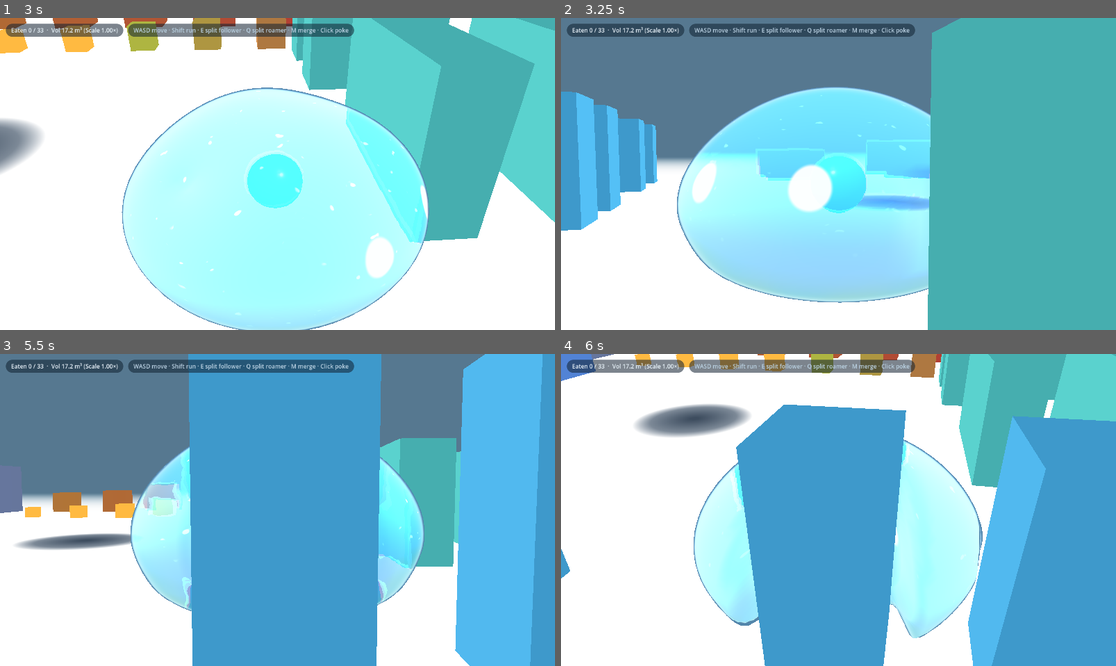
Above: before the commit, frames 1-4 (two rows, left to right).
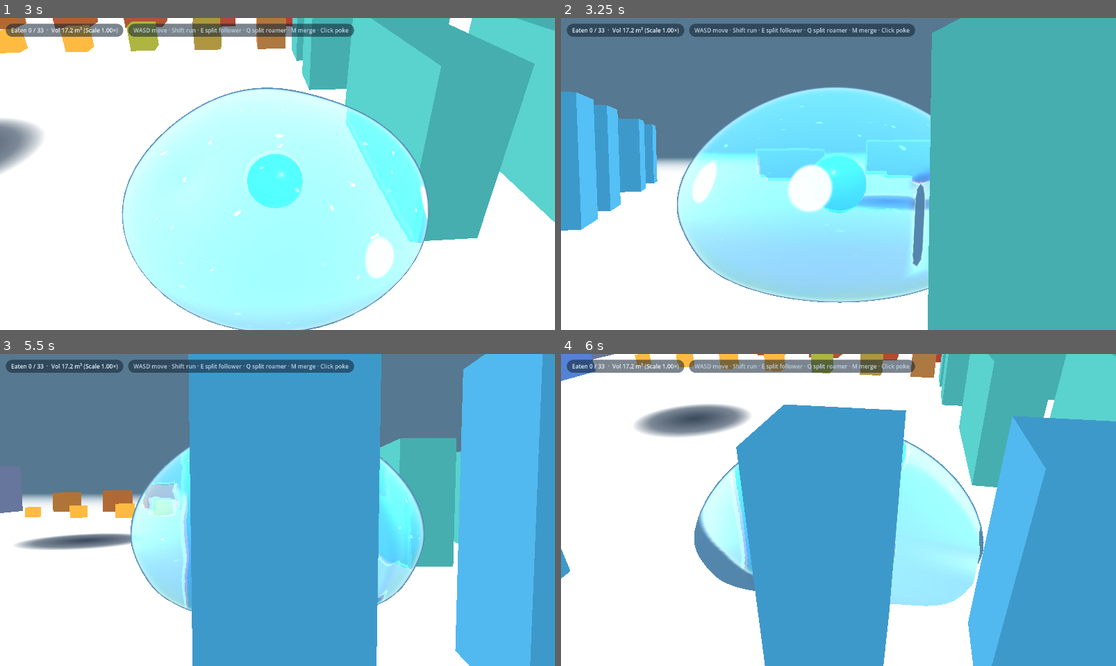
Above: after the commit, the same moments.

Repository: EN-rain/how-to-live-as-a-slime
Game: Godot game, scene res://scenes/main.tscn
Same seed, same stepped clock (60 frames per second), same inputs: the game is played once before the commit and once after it.
Inputs (mouse positions are in pixels of both pictures, inside the frame that each line leads up to):
- Up to frame 1 (3 s): tap Enter (ui_accept) at 0.5, 0.77, 1.07 s; move the mouse to (399, 158) at 0.52 s; hold D (move_right) 0.53-1.25 s; hold M (merge_clones) 0.53-1.25 s; click (399, 158) at 0.67 s; drag from (166, 189) to (249, 236) at 1.27 s; move the mouse to (333, 105) at 2.02 s; hold D (move_right) 2.03-2.75 s; hold Shift (run) 2.03-2.75 s; drag from (249, 236) to (111, 127) at 2.77 s
- Up to frame 2 (3.25 s): no input
- Up to frame 3 (5.5 s): move the mouse to (444, 556) at 3.52 s; hold A (move_left) 3.53-4.25 s; hold Q (split_roam) 3.53-4.25 s; tap Enter (ui_accept) at 3.77, 4.07 s; drag from (111, 463) to (194, 432) at 4.27 s; move the mouse to (305, 510) at 5.02 s; hold S (move_back) from 5.03 s (still down); hold Mouse wheel down (zoom_out) from 5.03 s (still down); click (305, 510) at 5.17 s
- Up to frame 4 (6 s): release S (move_back) at 5.75 s; release Mouse wheel down (zoom_out) at 5.75 s; drag from (755, 432) to (727, 525) at 5.77 s

Frame 1 is identical in both runs. In frame 2, 0.6% of the frame differs, in the area x 58-67%, y 48-82%; in frame 3, 0.6%; in frame 4, 6.0%, in the area x 23-77%, y 34-92%.

Commit message:
Fix slime body intersection with cubes using exact ray-box slab clamping and 8-slot uniform updates

Diff:
--- a/scripts/props.gd
+++ b/scripts/props.gd
@@ -151,10 +151,10 @@
 	_eat_pos_buf.resize(6)
 	_eat_param_buf.resize(6)
 	_box_half_buf.resize(6)
-	_solid_pos_buf.resize(4)
-	_solid_param_buf.resize(4)
-	_solid_half_buf.resize(4)
-	_solid_dir_buf.resize(4)
+	_solid_pos_buf.resize(8)
+	_solid_param_buf.resize(8)
+	_solid_half_buf.resize(8)
+	_solid_dir_buf.resize(8)
 	_blob_pos_buf.resize(8)
 	_blob_scale_buf.resize(8)
 	rebuild_grid()
@@ -1360,9 +1360,10 @@
 		_box_half_buf[slot] = _box_half(p, S)
 		slot += 1
 
-	s.set_shader_param("uEatPos", _eat_pos_buf)
-	s.set_shader_param("uEatParam", _eat_param_buf)
-	s.set_shader_param("uBoxHalf", _box_half_buf)
+	if s._mat != null:
+		s._mat.set_shader_parameter("uEatPos", _eat_pos_buf)
+		s._mat.set_shader_parameter("uEatParam", _eat_param_buf)
+		s._mat.set_shader_parameter("uBoxHalf", _box_half_buf)
 
 
 func _update_solid_uniforms(s: Slime) -> void:
@@ -1370,7 +1371,7 @@
 	var sp := s.global_position
 	var foot_y := s.model.foot.y
 	var top_y := foot_y + s.model.full_height
-	for i in 4:
+	for i in 8:
 		_solid_pos_buf[i] = Vector3.ZERO
 		_solid_param_buf[i] = Vector3.ZERO
 		_solid_half_buf[i] = Vector3(0.01, 0.01, 0.01)
@@ -1378,40 +1379,40 @@
 
 	var vis_r := s.model.rest_max_radius * S * s.model.spread
 	var candidates: Array = []
-	for p in query_nearby_props(Vector2(sp.x, sp.z), vis_r + 4.5):
+	for p in query_nearby_props(Vector2(sp.x, sp.z), vis_r + 5.0):
 		if p.state != STATE_IDLE or p.mesh == null or not is_instance_valid(p.mesh):
-			continue
-		if is_edible_by_push(s, p):
 			continue
 		var he := _half_of(p)
 		var m := p.mesh.global_position
-		if m.y - he.y > top_y + 0.2 or m.y + he.y < foot_y - 0.1:
+		if m.y - he.y > top_y + 0.3 or m.y + he.y < foot_y - 0.1:
 			continue
 		var cn := _closest_and_normal(p, Vector3(sp.x, m.y, sp.z))
 		var pt: Vector3 = cn["point"]
 		var surf_dist := Vector2(pt.x - sp.x, pt.z - sp.z).length()
-		if surf_dist <= vis_r + 0.35:
+		if surf_dist <= vis_r + 0.80:
 			candidates.append({"prop": p, "dist": surf_dist, "cn": cn})
 
 	candidates.sort_custom(func(a: Dictionary, b: Dictionary) -> bool: return float(a["dist"]) < float(b["dist"]))
-	var count := mini(candidates.size(), 4)
+	var count := mini(candidates.size(), 8)
 	for i in count:
 		var entry: Dictionary = candidates[i]
 		var p: PropData = entry["prop"]
-		var surf_dist: float = entry["dist"]
 		var cn: Dictionary = entry["cn"]
 		var n_out: Vector3 = cn["normal"]
 		var m := p.mesh.global_position
 		_solid_pos_buf[i] = (m - sp) / S
 		_solid_dir_buf[i] = Vector3(-n_out.x, 0.0, -n_out.z)
-		var weight := clampf((vis_r + 0.30 - surf_dist) / 0.35, 0.0, 1.0)
+		var weight := 1.0
+		if is_edible_by_push(s, p) and p.last_presser == s:
+			weight = clampf(1.0 - p.engulf_front * 0.90, 0.0, 1.0)
 		_solid_param_buf[i] = Vector3(float(p.shape) + p.sides * 0.01, weight, p.mesh.rotation.y + p.phase)
 		_solid_half_buf[i] = _box_half(p, S)
 
-	s.set_shader_param("uSolidPos", _solid_pos_buf)
-	s.set_shader_param("uSolidParam", _solid_param_buf)
-	s.set_shader_param("uSolidHalf", _solid_half_buf)
-	s.set_shader_param("uSolidDir", _solid_dir_buf)
+	if s._mat != null:
+		s._mat.set_shader_parameter("uSolidPos", _solid_pos_buf)
+		s._mat.set_shader_parameter("uSolidParam", _solid_param_buf)
+		s._mat.set_shader_parameter("uSolidHalf", _solid_half_buf)
+		s._mat.set_shader_parameter("uSolidDir", _solid_dir_buf)
 
 
 func _update_floor_shadows() -> void:
--- a/scripts/slime.gd
+++ b/scripts/slime.gd
@@ -554,15 +554,18 @@
 	for i in 6:
 		zeros6.append(Vector3.ZERO)
 		small6.append(Vector3(0.01, 0.01, 0.01))
-	var zeros4 := PackedVector3Array([Vector3.ZERO, Vector3.ZERO, Vector3.ZERO, Vector3.ZERO])
-	var small4 := PackedVector3Array([Vector3(0.01, 0.01, 0.01), Vector3(0.01, 0.01, 0.01), Vector3(0.01, 0.01, 0.01), Vector3(0.01, 0.01, 0.01)])
+	var zeros8 := PackedVector3Array()
+	var small8 := PackedVector3Array()
+	for i in 8:
+		zeros8.append(Vector3.ZERO)
+		small8.append(Vector3(0.01, 0.01, 0.01))
 	set_shader_param("uEatPos", zeros6)
 	set_shader_param("uEatParam", zeros6)
 	set_shader_param("uBoxHalf", small6)
-	set_shader_param("uSolidPos", zeros4)
-	set_shader_param("uSolidParam", zeros4)
-	set_shader_param("uSolidHalf", small4)
-	set_shader_param("uSolidDir", zeros4)
+	set_shader_param("uSolidPos", zeros8)
+	set_shader_param("uSolidParam", zeros8)
+	set_shader_param("uSolidHalf", small8)
+	set_shader_param("uSolidDir", zeros8)
 	set_shader_param("uDrapeAmt", 0.0)
 	set_shader_param("uSplitAmt", 0.0)
 	set_shader_param("uSplitNeckRadius", 0.0)
--- a/shaders/slime.gdshader
+++ b/shaders/slime.gdshader
@@ -67,10 +67,10 @@
 uniform float uSplat = 0.0;
 uniform float uSpread = 0.0;
 uniform float uWall = 2.15;
-uniform vec3 uSolidPos[4];
-uniform vec3 uSolidParam[4];
-uniform vec3 uSolidHalf[4];
-uniform vec3 uSolidDir[4];
+uniform vec3 uSolidPos[8];
+uniform vec3 uSolidParam[8];
+uniform vec3 uSolidHalf[8];
+uniform vec3 uSolidDir[8];
 uniform float uRippleIntensity = 0.12;
 uniform float uFacing = 0.45;
 uniform float uBlink = 1.0;
@@ -252,7 +252,7 @@
 }
 
 // Conforms the slime surface around an obstacle so the body visibly molds/compresses
-// against narrow passage walls and low roofs without clipping or jagged normal creases.
+// against narrow passage walls, corners, and low roofs with zero intersection.
 vec3 solidDent(vec3 p, vec3 c, float shape, vec3 h, float yaw, float blur, vec3 nOv) {
 	float cy = cos(yaw);
 	float sy = sin(yaw);
@@ -261,57 +261,71 @@
 	if (q.y > h.y + 0.25 + blur || q.y < -h.y - blur) return vec3(0.0);
 
 	// Overhead roof / tunnel ceiling check: if the obstacle bottom is suspended above the floor,
-	// press the top of the slime smoothly down underneath the roof without flattening into a puddle.
-	if (c.y - h.y > -uRefRadius * 0.50) {
-		float wxRoof = 1.0 - smoothstep(h.x - 0.10, h.x + 0.40, abs(q.x));
-		float wzRoof = 1.0 - smoothstep(h.z - 0.10, h.z + 0.40, abs(q.z));
+	// press the top of the slime smoothly down underneath the roof.
+	if (c.y - h.y > -uRefRadius * 0.45) {
+		float wxRoof = 1.0 - smoothstep(h.x, h.x + 0.35, abs(q.x));
+		float wzRoof = 1.0 - smoothstep(h.z, h.z + 0.35, abs(q.z));
 		float penY = max(0.0, q.y - (-h.y - SOLID_OFFSET));
-		float pushDown = -penY * 0.90 * wxRoof * wzRoof;
+		float pushDown = -penY * 0.98 * wxRoof * wzRoof;
 		return vec3(0.0, pushDown, 0.0);
 	}
 
 	// Slime center (0, p.y, 0) in obstacle local coordinates
 	vec2 qCenter = vec2(-c.x * cy + c.z * sy, -c.x * sy - c.z * cy);
-	float winY = 1.0 - smoothstep(-0.04, 0.25, q.y - h.y);
+	float winY = 1.0 - smoothstep(-0.02, 0.22, q.y - h.y);
 	float kind = floor(shape + 0.005);
 
-	vec2 pushXZ = vec2(0.0);
-	float compressAmt = 0.0;
+	vec2 origXZ = q.xz;
+	vec2 curXZ = q.xz;
 
 	if (kind < 0.5) {
-		float ox = abs(qCenter.x) - h.x;
-		float oz = abs(qCenter.y) - h.z;
-		float sx = qCenter.x >= 0.0 ? 1.0 : -1.0;
-		float sz = qCenter.y >= 0.0 ? 1.0 : -1.0;
-
-		float penX = max(0.0, (h.x + SOLID_OFFSET) - sx * q.x) * 0.98;
-		float wz = 1.0 - smoothstep(h.z - 0.08, h.z + 0.38, abs(q.z));
-		vec2 pushX = vec2(sx * penX * wz, 0.0);
-
-		float penZ = max(0.0, (h.z + SOLID_OFFSET) - sz * q.z) * 0.98;
-		float wx = 1.0 - smoothstep(h.x - 0.08, h.x + 0.38, abs(q.x));
-		vec2 pushZ = vec2(0.0, sz * penZ * wx);
-
-		float faceBlend = smoothstep(-0.20, 0.20, ox - oz);
-		pushXZ = mix(pushZ, pushX, faceBlend) * winY;
-		compressAmt = mix(penZ * wx, penX * wz, faceBlend) * winY;
+		// Step 1: Exact Ray-Box intersection from slime center (qCenter) to vertex (q.xz)
+		vec2 H = h.xz + vec2(SOLID_OFFSET);
+		vec2 d = curXZ - qCenter;
+		vec2 safeD = sign(d + vec2(1e-7)) * max(abs(d), vec2(1e-5));
+		vec2 t0 = (-H - qCenter) / safeD;
+		vec2 t1 = ( H - qCenter) / safeD;
+		vec2 tMin2 = min(t0, t1);
+		vec2 tMax2 = max(t0, t1);
+		float tEnter = max(tMin2.x, tMin2.y);
+		float tExit = min(tMax2.x, tMax2.y);
+
+		if (tExit > max(tEnter, 0.0) && tEnter < 1.0) {
+			float tClamped = max(tEnter, 0.0);
+			vec2 hitPt = qCenter + d * tClamped;
+			float grazeW = tExit >= 1.0 ? 1.0 : clamp((tExit - tClamped) / 0.08, 0.0, 1.0);
+			curXZ = mix(curXZ, mix(hitPt, curXZ, 0.012), grazeW);
+		}
+
+		// Step 2: Smooth corner rounding on the near surface
+		vec3 f = footSd(vec3(curXZ.x, q.y, curXZ.y), shape, h, SOLID_ROUND);
+		if (f.x < SOLID_OFFSET) {
+			curXZ += f.yz * ((SOLID_OFFSET - f.x) * 0.985);
+		}
 	} else {
-		float R = h.x;
+		float R = h.x + SOLID_OFFSET;
 		if (kind > 1.5) R *= clamp(1.0 - (q.y + h.y) / max(2.0 * h.y, 1e-4), 0.06, 1.0);
-		float centerDist = length(qCenter);
-		vec2 nDir = centerDist > 1e-4 ? (qCenter / centerDist) : vec2(1.0, 0.0);
-		vec2 uDir = vec2(-nDir.y, nDir.x);
-		float along = dot(q.xz, nDir);
-		float lat = dot(q.xz, uDir);
-		float wu = 1.0 - smoothstep(R - 0.08, R + 0.38, abs(lat));
-		float rNorm = clamp(abs(lat) / max(R + SOLID_OFFSET, 1e-4), 0.0, 1.0);
-		float arch = sqrt(max(0.0, 1.0 - rNorm * rNorm)) * (R + SOLID_OFFSET);
-		float penC = max(0.0, arch - along) * 0.98;
-		pushXZ = nDir * (penC * wu * winY);
-		compressAmt = penC * wu * winY;
-	}
-
-	float rimLift = min(compressAmt, 0.8) * 0.18 * smoothstep(-0.40, 0.20, -abs(compressAmt - 0.35));
+		vec2 d = curXZ - qCenter;
+		float a = dot(d, d);
+		float b = dot(qCenter, d);
+		float ceq = dot(qCenter, qCenter) - R * R;
+		float disc = b * b - a * ceq;
+		if (disc > 0.0 && a > 1e-8) {
+			float sqD = sqrt(disc);
+			float tEnter = (-b - sqD) / a;
+			float tExit = (-b + sqD) / a;
+			if (tExit > max(tEnter, 0.0) && tEnter < 1.0) {
+				float tClamped = max(tEnter, 0.0);
+				vec2 hitPt = qCenter + d * tClamped;
+				float grazeW = tExit >= 1.0 ? 1.0 : clamp((tExit - tClamped) / 0.08, 0.0, 1.0);
+				curXZ = mix(curXZ, mix(hitPt, curXZ, 0.012), grazeW);
+			}
+		}
+	}
+
+	vec2 pushXZ = (curXZ - origXZ) * winY;
+	float compressAmt = length(pushXZ);
+	float rimLift = min(compressAmt, 0.8) * 0.16 * smoothstep(-0.40, 0.20, -abs(compressAmt - 0.35));
 	vec2 worldPushXZ = vec2(pushXZ.x * cy + pushXZ.y * sy, -pushXZ.x * sy + pushXZ.y * cy);
 	return vec3(worldPushXZ.x, rimLift, worldPushXZ.y);
 }
@@ -451,15 +465,6 @@
 	p.y += uMoveAmt * 0.07 * tw * twMask;
 	p.xz += norm.xz * uMoveAmt * 0.03 * tw * twMask;
 
-	// Conform the body around nearby obstacles in both normal and liquid postures.
-	for (int i = 0; i < 4; i++) {
-		float solidAmt = uSolidParam[i].y;
-		if (solidAmt > 0.001) {
-			vec3 dent = solidDent(p, uSolidPos[i], uSolidParam[i].x, uSolidHalf[i], uSolidParam[i].z, 0.22, uSolidDir[i]);
-			p += dent * solidAmt;
-		}
-	}
-
 	if (uDrapeAmt > 0.001) {
 		float cy = cos(uDrapeYaw);
 		float sy = sin(uDrapeYaw);
@@ -469,6 +474,15 @@
 		p.xz = mix(p.xz, normalize(p.xz + vec2(0.0001)) * length(topReach), uDrapeAmt * 0.65);
 		if (dv.y < 0.0) {
 			p.y = mix(p.y, uDrapePos.y - abs(dv.y) * 1.25, uDrapeAmt * 0.45);
+		}
+	}
+
+	// Final authoritative obstacle conforming across up to 8 nearby objects.
+	for (int i = 0; i < 8; i++) {
+		float solidAmt = uSolidParam[i].y;
+		if (solidAmt > 0.001) {
+			vec3 dent = solidDent(p, uSolidPos[i], uSolidParam[i].x, uSolidHalf[i], uSolidParam[i].z, 0.22, uSolidDir[i]);
+			p += dent * solidAmt;
 		}
 	}
 
